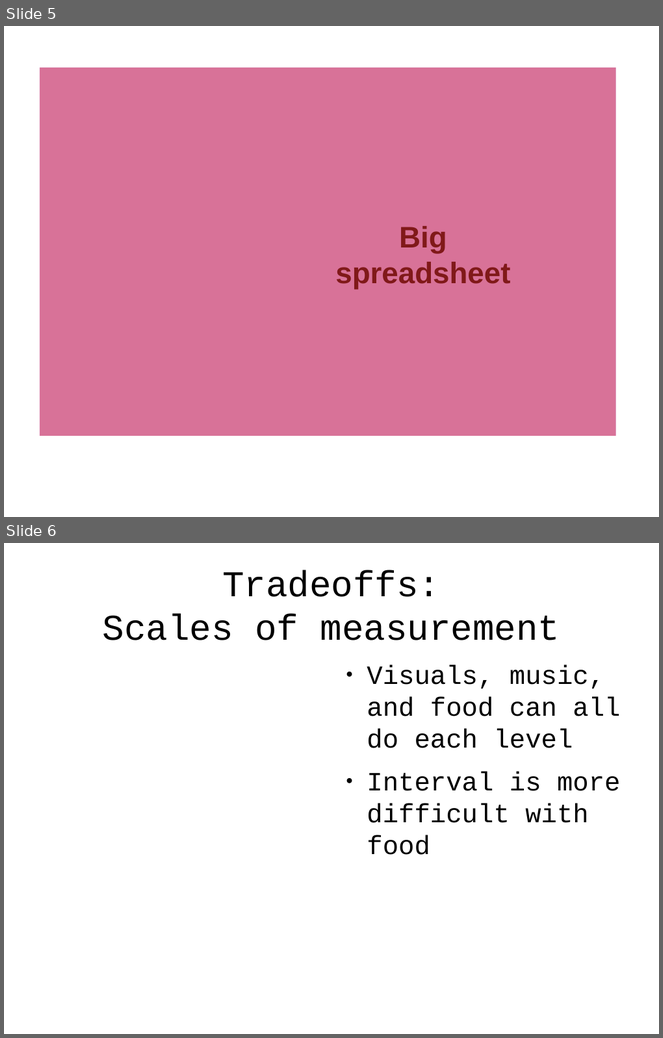
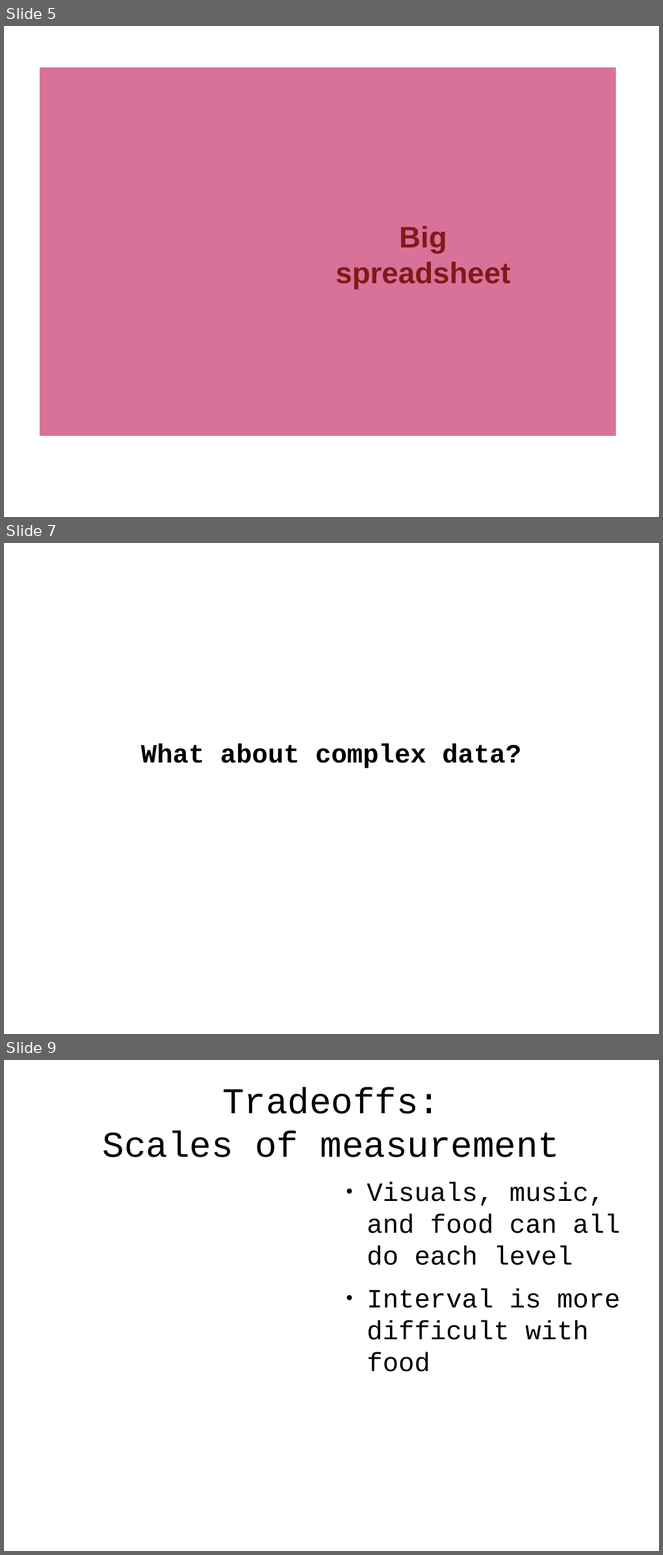
Before and after one commit to tlevine/gastronomification-big-data-talk, a slide deck: big-senses.odp. Shown one above the other, each under a label of ours: slides 5 and 6 before the commit, slides 5, 7 and 9 after it; the slides between them are not shown. The pictures are 663x1038 and 663x1555 pixels, drawn with LibreOffice and Linux fonts; fonts in the diff are those of the drawing; background and template pictures are left out. Boxes give left, top, right and bottom in pixels: in the first picture for what was removed or moved away, otherwise in the second. Text is boxed around its words. In the diff, an @@ line names an element or a change of style, - is before the commit and + after.

```diff
--- a/big-senses.odp
+++ b/big-senses.odp
@@ slide 7 added at bbox=[4, 543, 659, 1034], background #FFFFFF @@
@@ subtitle added at bbox=[141, 744, 521, 769], 32 pt, text #000000, bold @@
+What about complex data?
@@ what was slide 6 is now slide 9 @@
```
Also in this commit, not shown: 1 slide changed, 5 other slides added.
